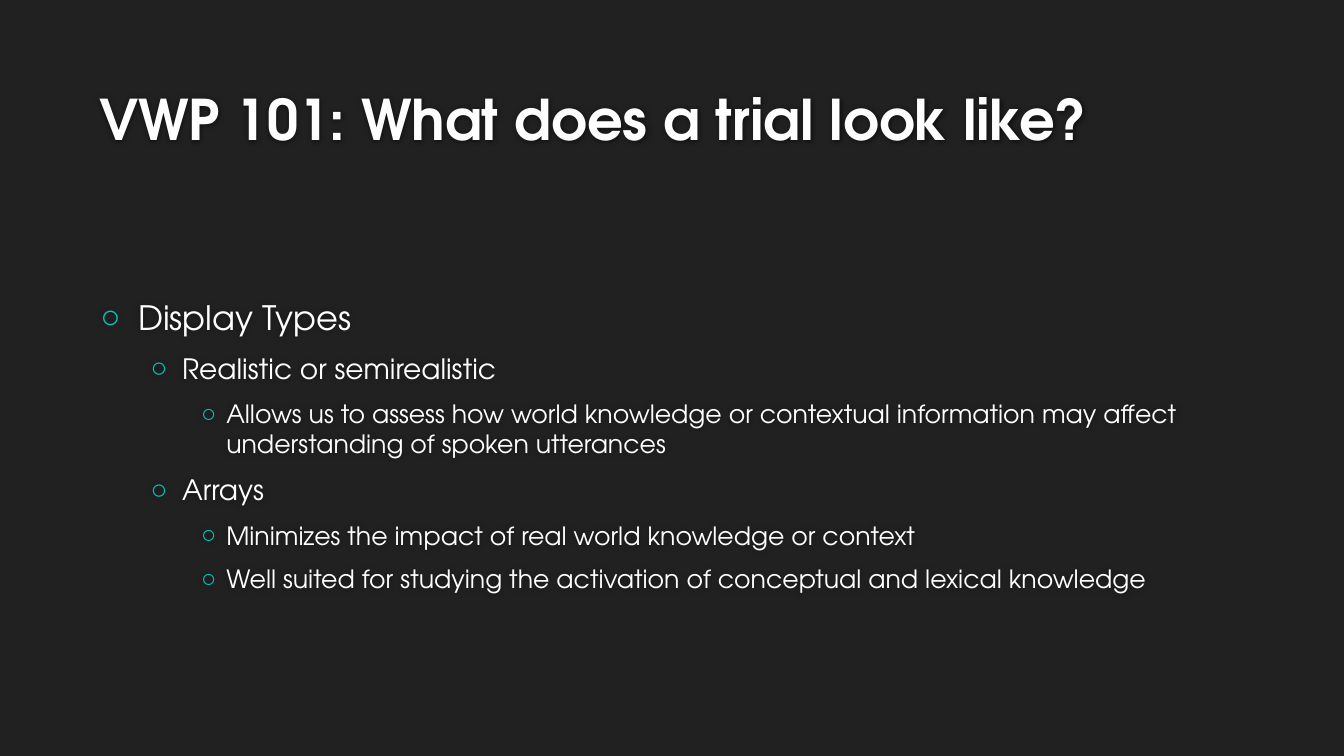
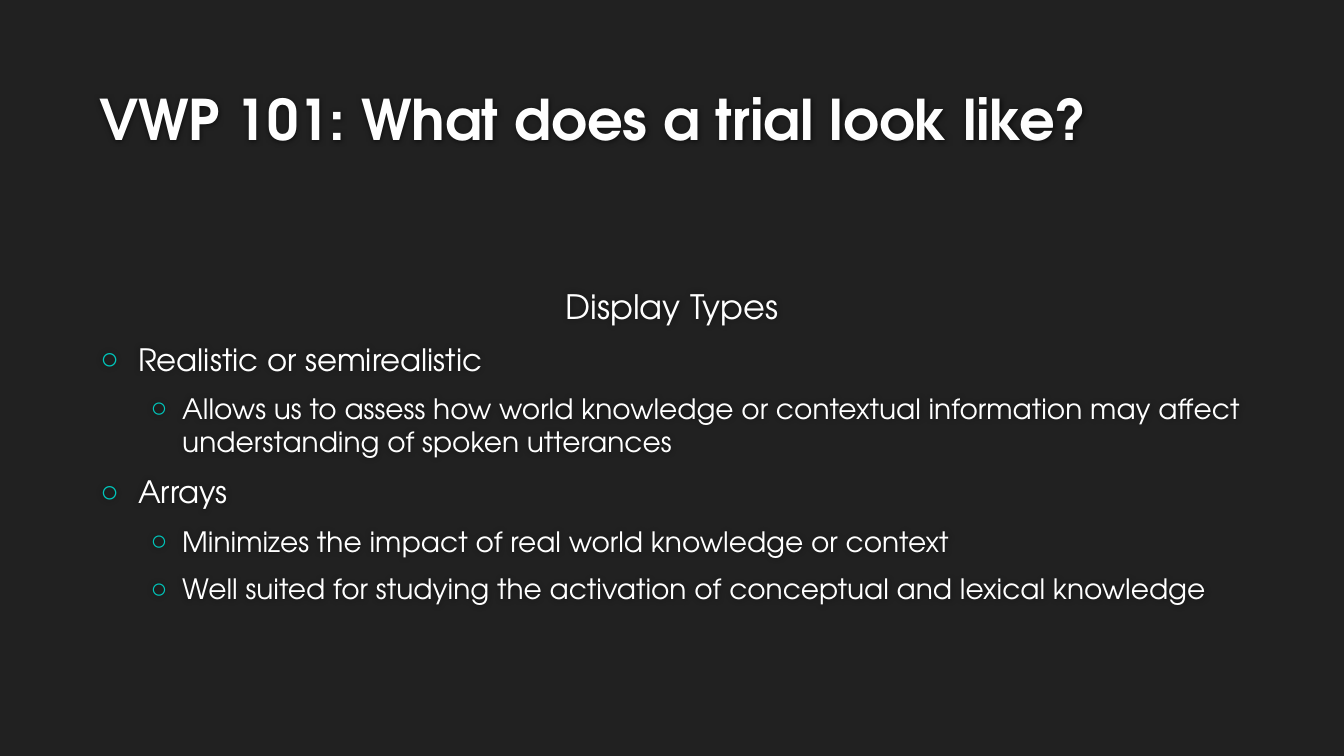
Before and after one commit to allisoct/ETLR23-24, a slide deck: slide 13 of slides/Day3.pptx. Drawn at 1344x756 pixels with LibreOffice and Linux fonts; fonts in the diff are those of the drawing; background and template pictures are left out. Boxes give left, top, right and bottom in pixels: in the first picture for what was removed or moved away, otherwise in the second. Text is boxed around its words. In the diff, an @@ line names an element or a change of style, - is before the commit and + after.

Commit message:
updates

```diff
--- a/slides/Day3.pptx
+++ b/slides/Day3.pptx
@@ text "Display Types" at [138, 348, 1239, 605]: size 20 to 22 pt in "Realistic or semirealistic", "Arrays"; size 18 to 20 pt in "Allows us to assess how world knowledge ...", "Minimizes the impact of real world knowledge ...", "Well suited for studying the activation of ..."; alignment left to centre; bullet ○ to none; list level 2 to 1 in "Realistic or semirealistic"; list level 3 to 2 in "Allows us to assess how ..."; list level 2 to 1 in "Arrays"; list level 3 to 2 in "Minimizes the impact of real ..."; list level 3 to 2 in "Well suited for studying the ..." @@
```
Also in this commit, not shown: 1 other slide changed, 16 slides added, 1 slide removed.
